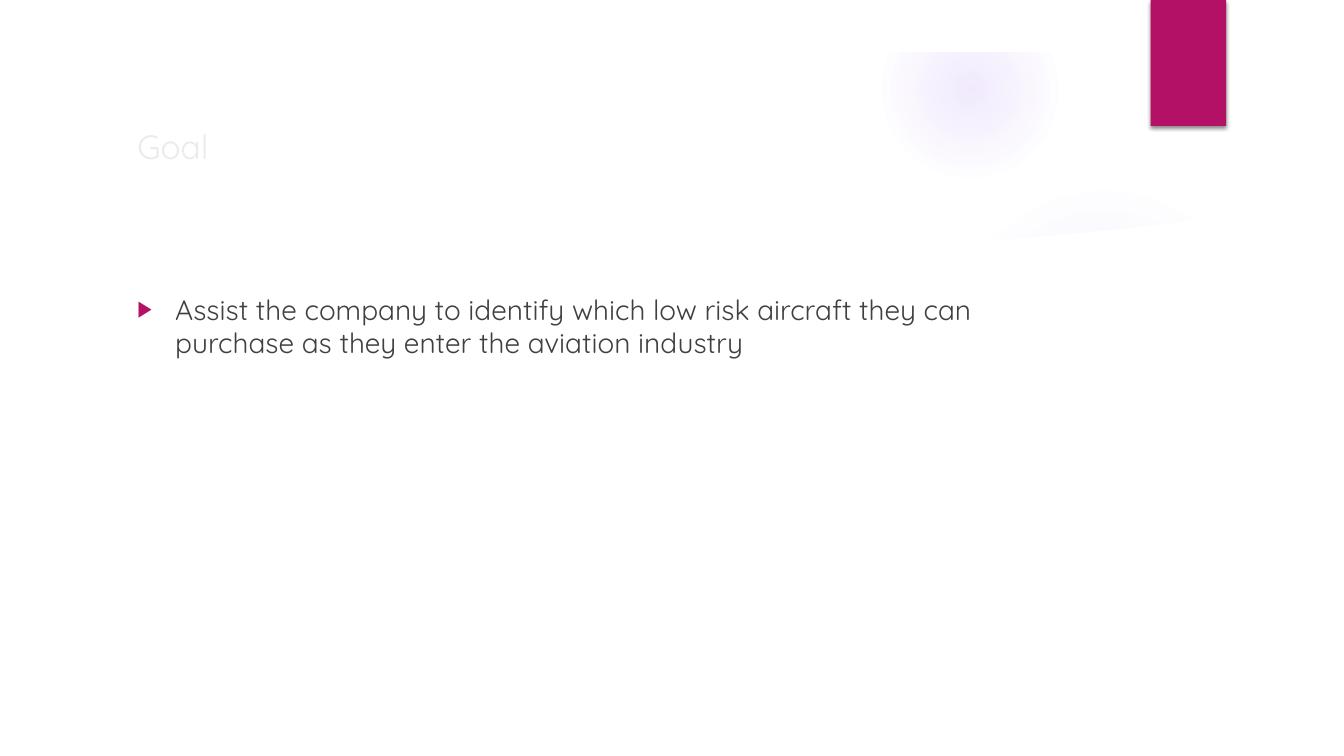
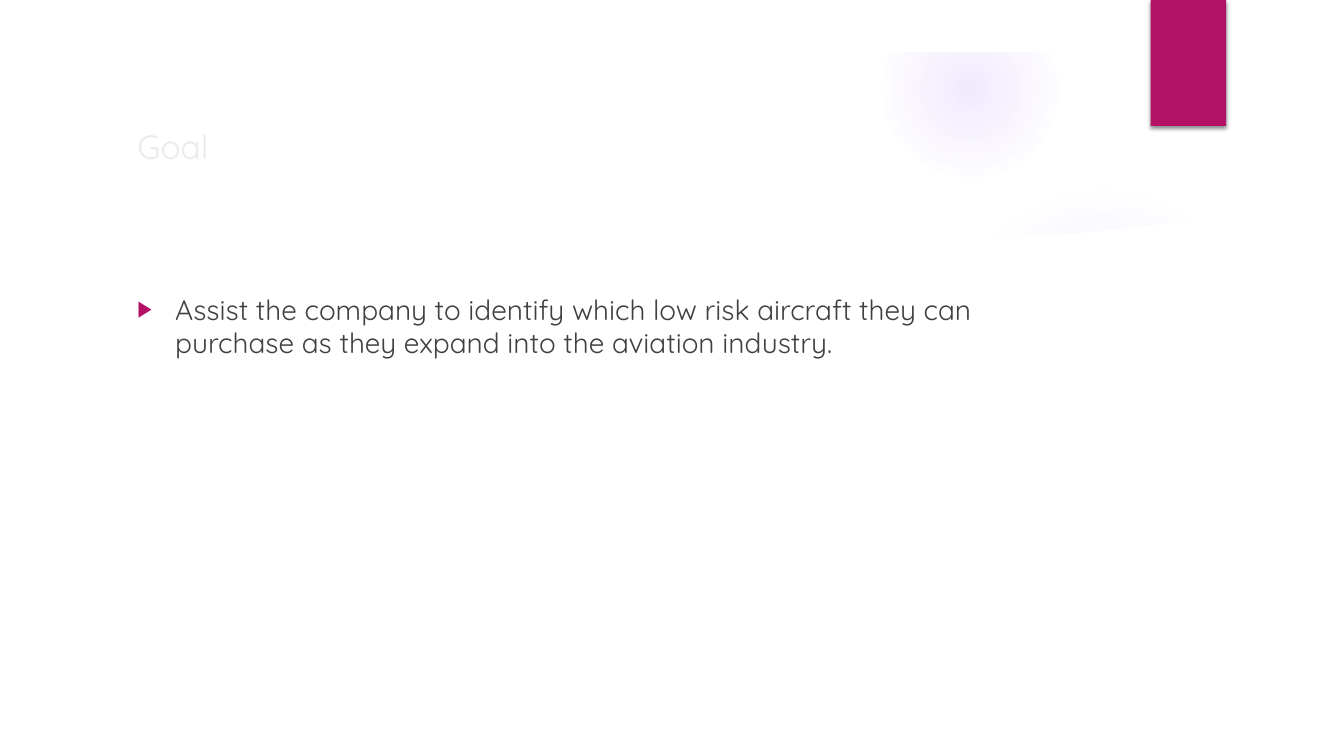
Before and after one commit to JenipherOduor/Project_plane, a slide deck: slide 2 of Aviation Accident Analysis and Recommendations.pptx. Drawn at 1344x756 pixels with LibreOffice and Linux fonts; fonts in the diff are those of the drawing; background and template pictures are left out. Boxes give left, top, right and bottom in pixels: in the first picture for what was removed or moved away, otherwise in the second. Text is boxed around its words. In the diff, an @@ line names an element or a change of style, - is before the commit and + after.

```diff
--- a/Aviation Accident Analysis and Recommendations.pptx
+++ b/Aviation Accident Analysis and Recommendations.pptx
@@ text at box(175, 299, 971, 359): text changed @@
-▶ Assist the company to identify which low risk aircraft they can purchase as they enter the aviation industry
+▶ Assist the company to identify which low risk aircraft they can purchase as they expand into the aviation industry.
```
Also in this commit, not shown: 7 other slides changed.
